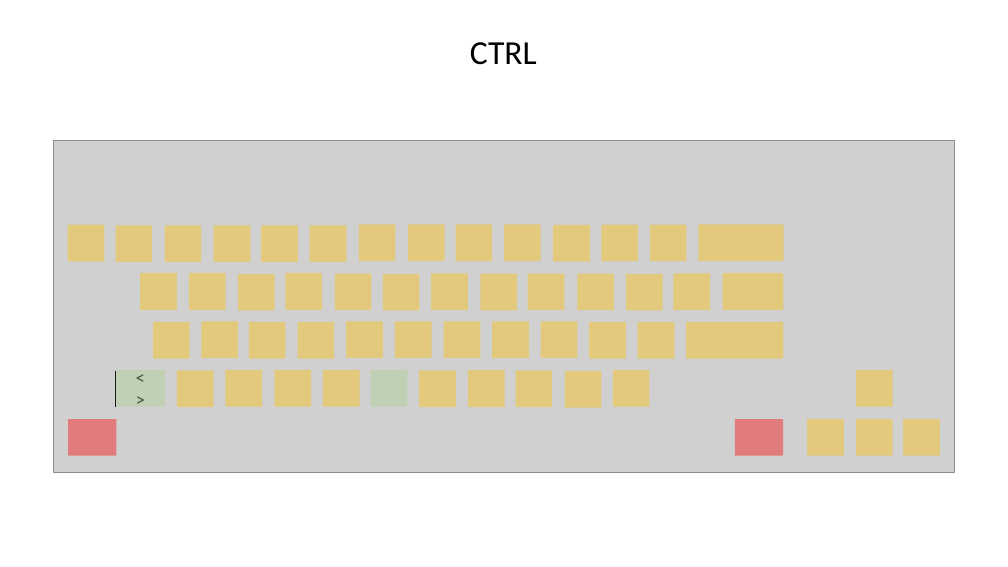
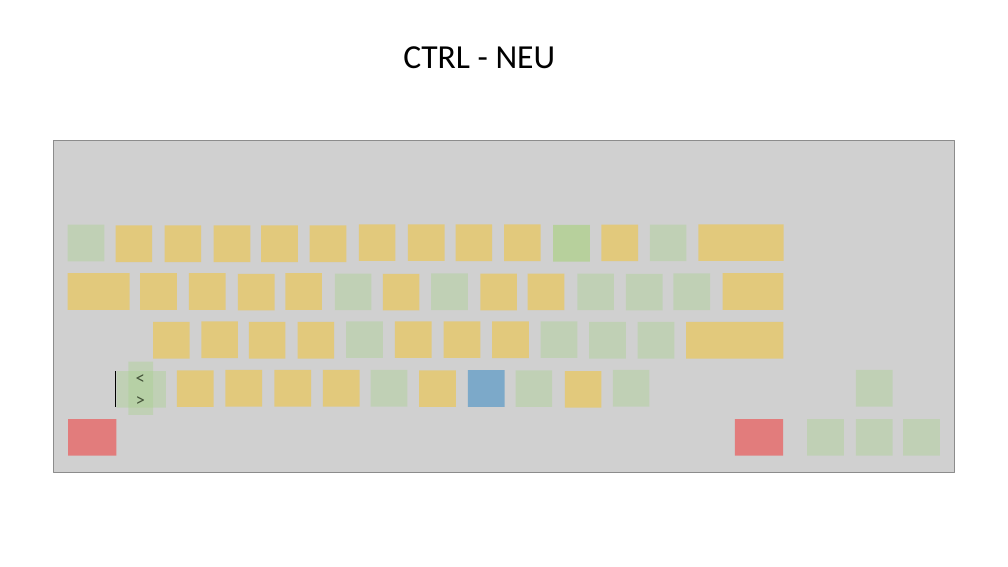
Before and after one commit to LucaKuechler/FastKey, a slide deck: slide 1 of doku/Keys.pptx. Drawn at 1008x567 pixels with LibreOffice and Linux fonts; fonts in the diff are those of the drawing; grey boxes stand for pictures. Boxes give left, top, right and bottom in pixels: in the first picture for what was removed or moved away, otherwise in the second. Text is boxed around its words. In the diff, an @@ line names an element or a change of style, - is before the commit and + after.

```diff
--- a/doku/Keys.pptx
+++ b/doku/Keys.pptx
@@ text at [403, 46, 556, 69]: text changed @@
-CTRL
+CTRL - NEU
@@ rectangle at [554, 225, 591, 262]: fill #FFC000 at 40% opacity to #92D050 at 40% opacity @@
@@ rectangle added at [67, 273, 129, 309], fill #FFC000 at 40% opacity @@
@@ rectangle "<" at [129, 361, 154, 415]: fill none to #A9D18E at 40% opacity @@
@@ rectangle at [468, 371, 505, 407]: fill #FFC000 at 40% opacity to #0070C0 at 40% opacity @@
@@ fill #FFC000 at 40% opacity to #A9D18E at 40% opacity in 17 elements at [335, 274, 372, 310], [516, 371, 553, 407], [650, 225, 687, 261], [67, 225, 104, 261], [638, 322, 675, 358], [589, 322, 626, 358], [626, 274, 663, 310], [431, 274, 468, 310], [346, 321, 383, 358], [578, 274, 615, 310], [613, 370, 650, 406], [674, 274, 711, 310], [541, 321, 578, 358], [856, 370, 893, 406], [856, 419, 893, 455], [808, 419, 845, 455], [904, 419, 941, 455] @@
```
Also in this commit, not shown: 4 other slides changed, 1 slide added, 1 slide removed, 5 other files.
